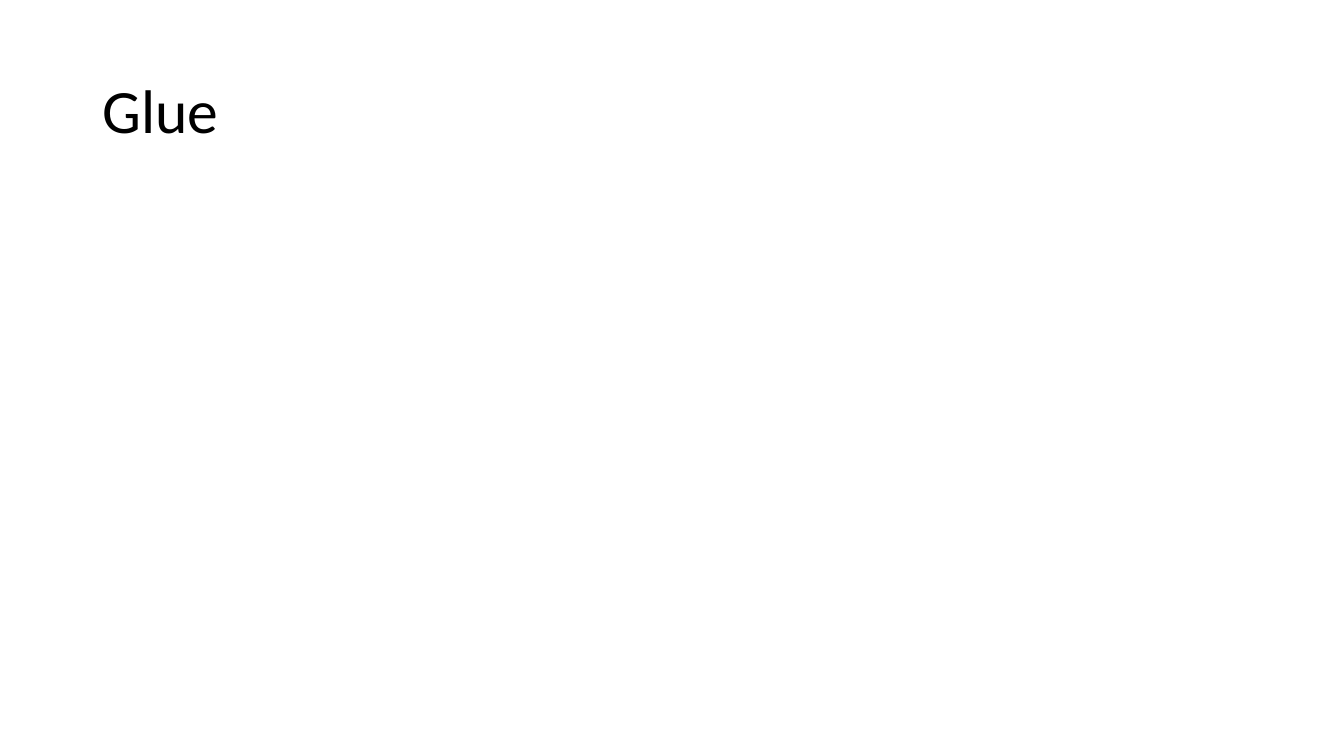
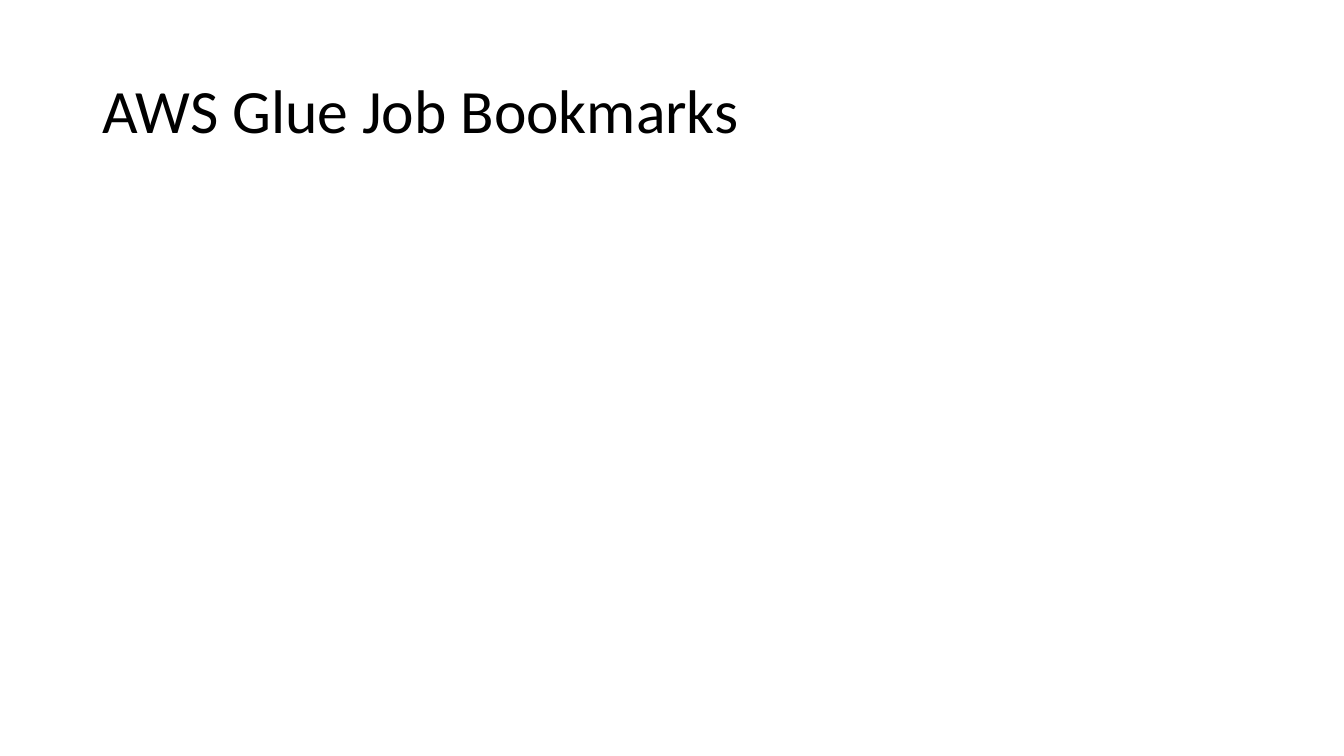
Before and after one commit to IlyaChakun/aws-iba-courses, a slide deck: slide 8 of lecture-materials/Analytics/aws_glue/data.pptx (slide 7 before the commit). Drawn at 1344x756 pixels with LibreOffice and Linux fonts; fonts in the diff are those of the drawing. Boxes give left, top, right and bottom in pixels: in the first picture for what was removed or moved away, otherwise in the second. Text is boxed around its words. In the diff, an @@ line names an element or a change of style, - is before the commit and + after.

```diff
--- a/lecture-materials/Analytics/aws_glue/data.pptx
+++ b/lecture-materials/Analytics/aws_glue/data.pptx
@@ title at (102, 90, 739, 134): text changed @@
-Glue
+AWS Glue Job Bookmarks
```
Also in this commit, not shown: 11 slides added, 11 slides removed, 9 other files.
